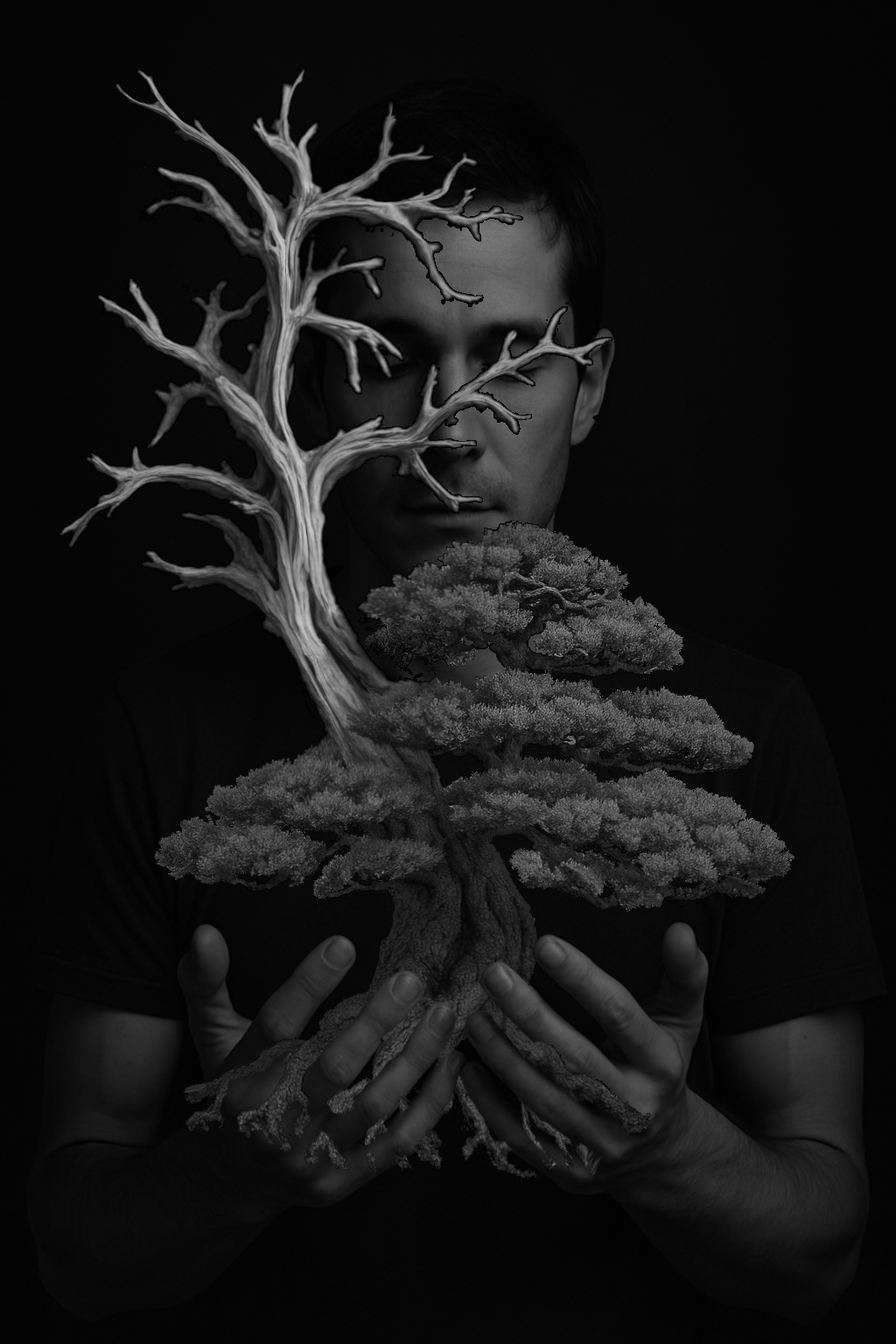
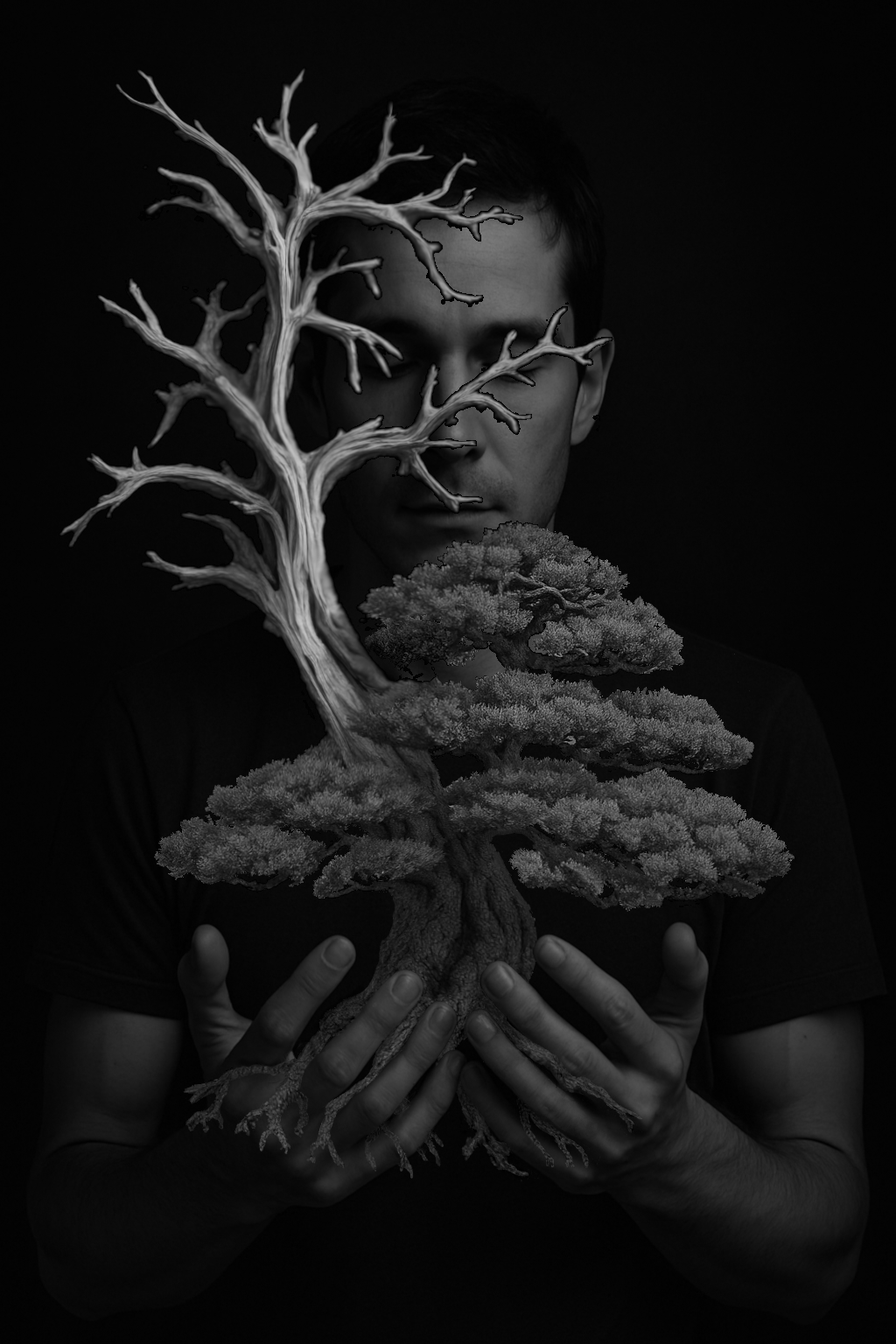
Layer changes from the first 896px x 1344px image to the second:
painted on "light_bonsai.png copy" over [182, 67, 651, 1180]
painted on "man_v1.png" over [459, 1013, 614, 1152]
